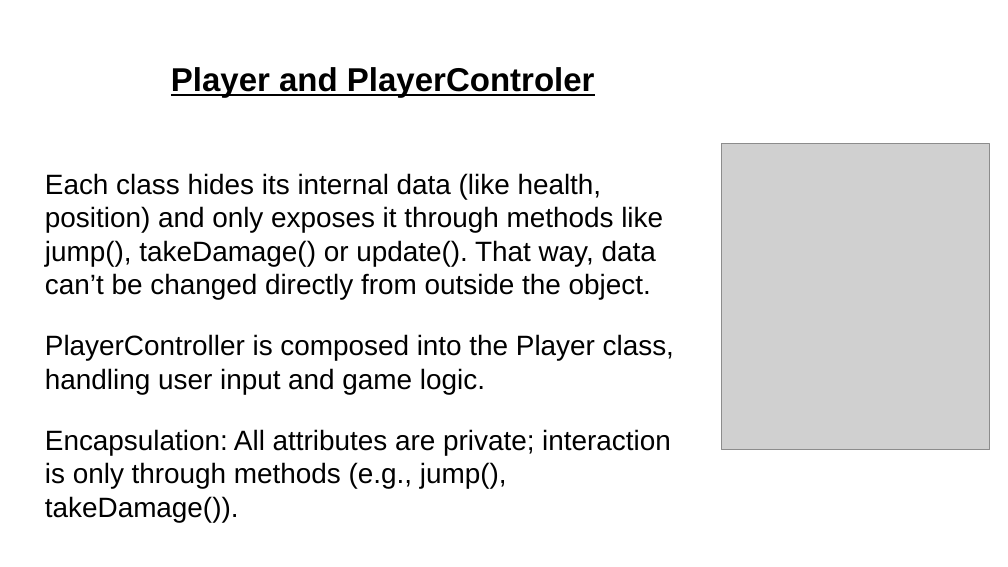
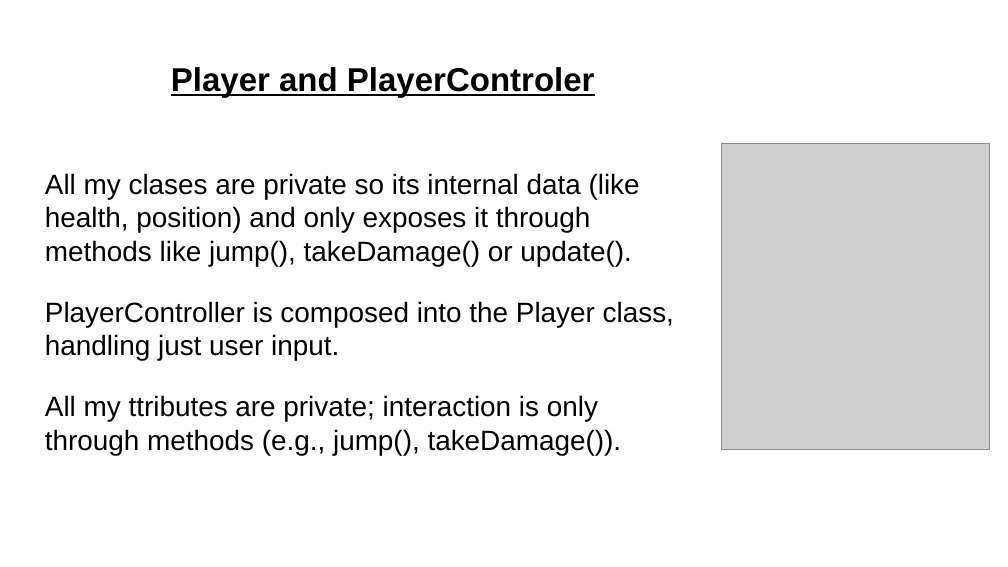
Before and after one commit to tellmon/2D-side-scroller, a slide deck: slide 8 of powerPoint.odp. Drawn at 1008x567 pixels with LibreOffice and Linux fonts; fonts in the diff are those of the drawing; grey boxes stand for pictures. Boxes give left, top, right and bottom in pixels: in the first picture for what was removed or moved away, otherwise in the second. Text is boxed around its words. In the diff, an @@ line names an element or a change of style, - is before the commit and + after.

```diff
--- a/powerPoint.odp
+++ b/powerPoint.odp
@@ text at (x1=45, y1=173, x2=674, y2=455): text changed @@
-Each class hides its internal data (like health, position) and only exposes it through methods like jump(), takeDamage() or update(). That way, data can’t be changed directly from outside the object.
-PlayerController is composed into the Player class, handling user input and game logic.
-Encapsulation: All attributes are private; interaction is only through methods (e.g., jump(), takeDamage()).
+All my clases are private so its internal data (like health, position) and only exposes it through methods like jump(), takeDamage() or update().
+PlayerController is composed into the Player class, handling just user input.
+All my ttributes are private; interaction is only through methods (e.g., jump(), takeDamage()).
```
Also in this commit, not shown: 2 other slides changed, 1 slide added, 1 slide removed, 3 other files.
